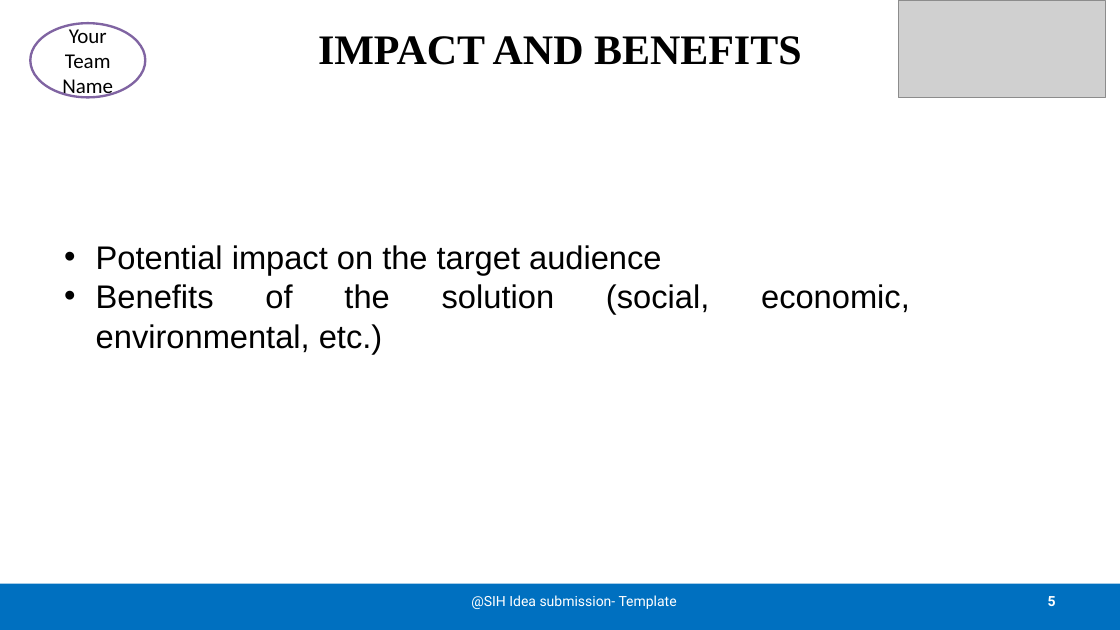
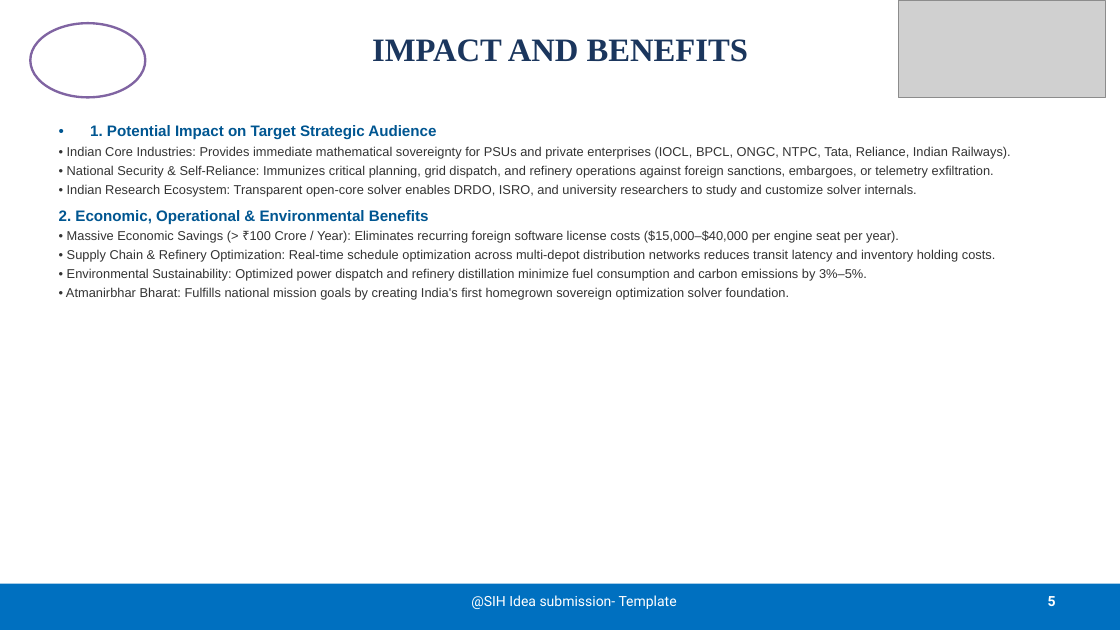
Before and after one commit to AryanMotiani/sovereign-solver, a slide deck: slide 5 of SIH2026-IDEA-Presentation-Format.pptx. Drawn at 1120x630 pixels with LibreOffice and Linux fonts; fonts in the diff are those of the drawing; grey boxes stand for pictures. Boxes give left, top, right and bottom in pixels: in the first picture for what was removed or moved away, otherwise in the second. Text is boxed around its words. In the diff, an @@ line names an element or a change of style, - is before the commit and + after.

Commit message:
docs(presentation): update SIH2026 PPTX template with sovereign solver content

```diff
--- a/SIH2026-IDEA-Presentation-Format.pptx
+++ b/SIH2026-IDEA-Presentation-Format.pptx
@@ title "IMPACT AND BENEFITS" at (372,39,748,62): size 36 to 28 pt, text colour #000000 to #1B365D @@
@@ text in ellipse at (62,25,113,99): text removed @@
-Your Team Name
@@ text at (59,125,1011,300): text changed; size 28 to 11 pt; text colour #000000 to #333333 @@
-• Potential impact on the target audience
-• Benefits of the solution (social, economic, environmental, etc.)
+• 1. Potential Impact on Target Strategic Audience
+• Indian Core Industries: Provides immediate mathematical sovereignty for PSUs and private enterprises (IOCL, BPCL, ONGC, NTPC, Tata, Reliance, Indian Railways).
+• National Security & Self-Reliance: Immunizes critical planning, grid dispatch, and refinery operations against foreign sanctions, embargoes, or telemetry exfiltration.
+• Indian Research Ecosystem: Transparent open-core solver enables DRDO, ISRO, and university researchers to study and customize solver internals.
+2. Economic, Operational & Environmental Benefits
+• Massive Economic Savings (> ₹100 Crore / Year): Eliminates recurring foreign software license costs ($15,000–$40,000 per engine seat per year).
+• Supply Chain & Refinery Optimization: Real-time schedule optimization across multi-depot distribution networks reduces transit latency and inventory holding costs.
+• Environmental Sustainability: Optimized power dispatch and refinery distillation minimize fuel consumption and carbon emissions by 3%–5%.
+• Atmanirbhar Bharat: Fulfills national mission goals by creating India's first homegrown sovereign optimization solver foundation.
```
Also in this commit, not shown: 5 other slides changed.
